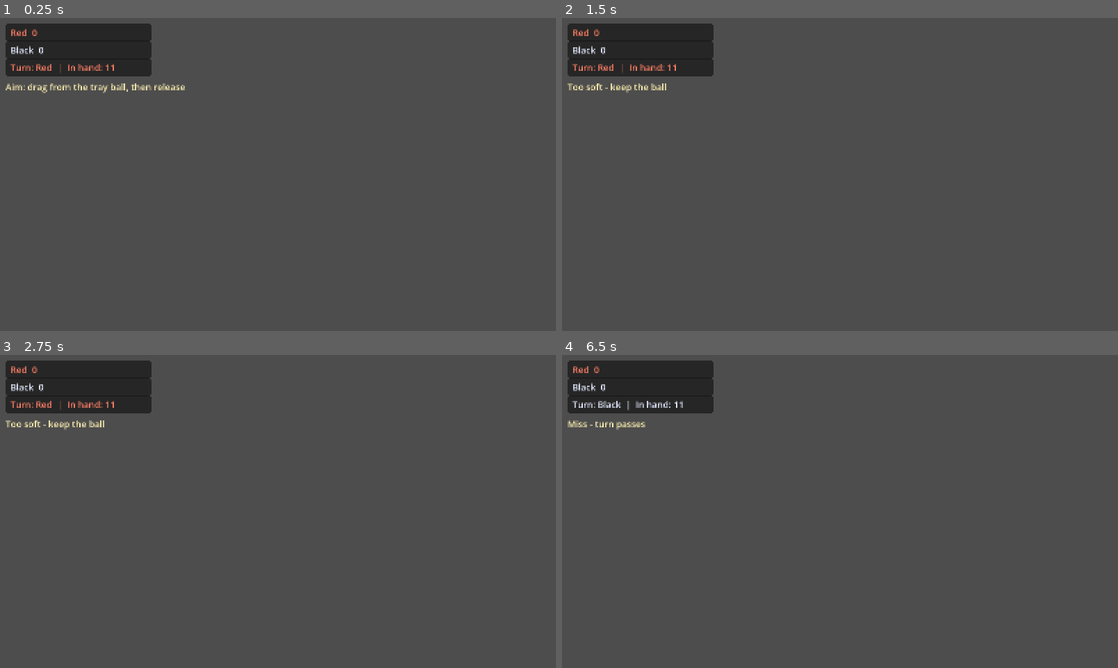
Above: before the commit, frames 1-4 (two rows, left to right).
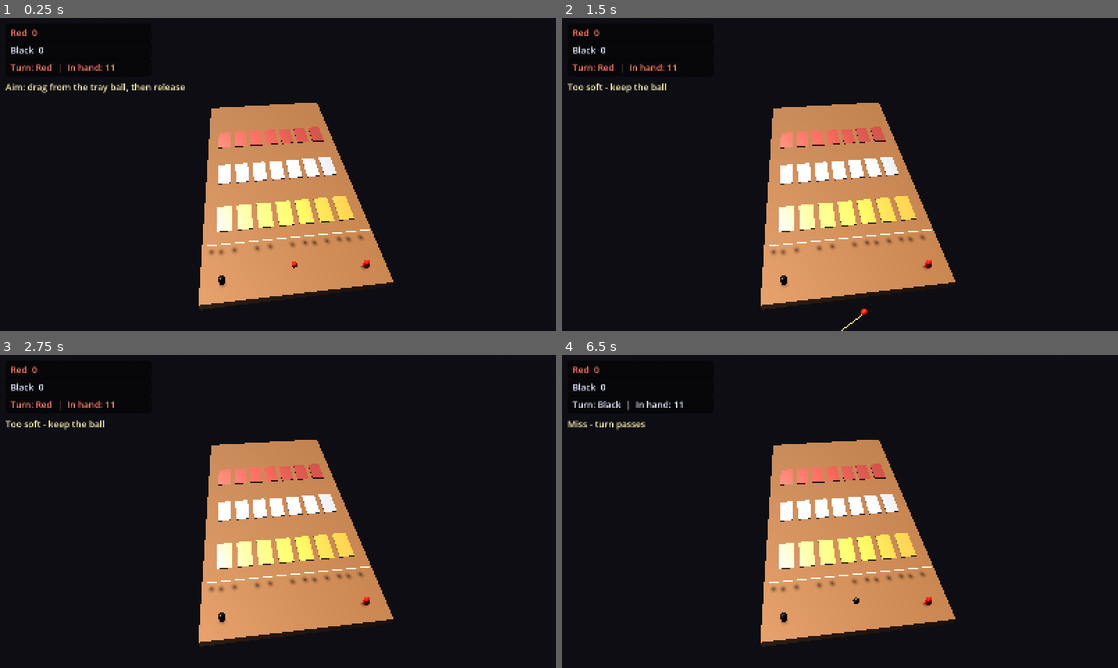
Above: after the commit, the same moments.

Repository: melodiousNinja/LunarTilt
Game: Godot game, scene res://scenes/main.tscn
Same seed, same stepped clock (60 frames per second), same inputs: the game is played once before the commit and once after it.
Inputs (mouse positions are in pixels of both pictures, inside the frame that each line leads up to):
- Up to frame 1 (0.25 s): no input
- Up to frame 2 (1.5 s): tap Enter at 0.5 s; move the mouse to (962, 158) at 0.52 s; click (962, 158) at 0.67 s; tap Space at 1.25 s; drag from (728, 190) to (812, 237) at 1.27 s
- Up to frame 3 (2.75 s): move the mouse to (333, 442) at 2.02 s; click (333, 442) at 2.17 s
- Up to frame 4 (6.5 s): tap Enter at 2.75, 4.25 s; drag from (812, 574) to (673, 464) at 2.77 s; tap Space at 3.5, 5 s; move the mouse to (1006, 558) at 3.52 s; click (1006, 558) at 3.67 s; drag from (673, 464) to (756, 433) at 4.27 s; move the mouse to (867, 511) at 5.02 s; click (867, 511) at 5.17 s; drag from (756, 433) to (728, 527) at 5.77 s

The runs differ from the first frame. In frame 1, 99% of the frame differs, in the area x 0-100%, y 0-100%; in frame 2, 99%; in frame 3, 99%; in frame 4, 99%.

Commit message:
feat: M2 core - economy (wagers, stipend, promotion), ads reward/pacing rules, store catalog with idempotent grants

Diff:
--- /dev/null
+++ b/scripts/core/ads.gd
@@ -0,0 +1,30 @@
+class_name AdsProvider
+extends RefCounted
+
+## AdMob abstraction. The real SDK binds in M4; this class owns the business
+## rules (reward types, interstitial pacing) so they are testable headless.
+
+const REWARD_DOUBLE := "double_winnings"
+const REWARD_STIPEND := "stipend_bonus"
+const INTERSTITIAL_GAP_MATCHES := 1
+
+var _last_interstitial_match := -100
+
+
+func can_show_interstitial(match_index: int) -> bool:
+	return match_index - _last_interstitial_match > INTERSTITIAL_GAP_MATCHES
+
+
+func note_interstitial_shown(match_index: int) -> void:
+	_last_interstitial_match = match_index
+
+
+## Rewarded-ad rewards inflate a payout deterministically. Pure static math.
+static func apply_reward(payout: int, reward_id: String) -> int:
+	match reward_id:
+		REWARD_DOUBLE:
+			return payout * 2
+		REWARD_STIPEND:
+			return payout + 50 + payout / 5
+		_:
+			return payout
--- /dev/null
+++ b/scripts/core/economy.gd
@@ -0,0 +1,81 @@
+class_name Economy
+extends RefCounted
+
+## Pure economy + cosmetics logic for Lunar Tilt. No IO, no scene deps, so
+## every rule here is unit-testable headless. GameState persists results.
+
+const START_COINS := 500
+const STIPEND_MIN := 50
+const STIPEND_GRANT := 500
+const PROMOTE_STREAK := 3
+const DEMOTE_STREAK := 3
+const LEAGUES := ["Bronze", "Silver", "Gold", "Platinum", "Diamond", "Cosmic"]
+
+## Cosmetic catalog (stable string ids so saves survive renames/reorders).
+const COSMETICS := [
+	{"id": "T_OAK",       "kind": "table", "name": "Classic Oak",      "price": 0},
+	{"id": "T_MIDNIGHT",  "kind": "table", "name": "Midnight Club",    "price": 800},
+	{"id": "T_BROADCAST", "kind": "table", "name": "Broadcast Studio", "price": 1200},
+	{"id": "R_LOUNGE",    "kind": "room",  "name": "Warm Lounge",      "price": 0},
+	{"id": "R_NEON",      "kind": "room",  "name": "Club Neon",        "price": 600},
+	{"id": "R_STADIUM",   "kind": "room",  "name": "Open Stadium",     "price": 1000},
+]
+
+
+## Bankroll-friendly wagers that scale with league.
+static func wager_for_league(league_index: int) -> int:
+	return 50 * int(pow(2, clampi(league_index, 0, LEAGUES.size() - 1)))
+
+
+## Settle a wager. Pure math: returns deltas, never mutates state.
+static func settle_wager(coins: int, wager: int, won: bool, league_index: int,
+		win_streak: int, loss_streak: int) -> Dictionary:
+	var next := coins + (wager if won else -wager)
+	var ws := (win_streak + 1) if won else 0
+	var ls := 0 if won else (loss_streak + 1)
+	var stipend := false
+	if not won and next < STIPEND_MIN:
+		next = STIPEND_GRANT
+		stipend = true
+		ws = 0
+		ls = 0
+	var li := clampi(league_index, 0, LEAGUES.size() - 1)
+	return {
+		"coins": next,
+		"promoted": won and ws >= PROMOTE_STREAK and li < LEAGUES.size() - 1,
+		"demoted": not won and ls >= DEMOTE_STREAK and li > 0,
+		"win_streak": ws,
+		"loss_streak": ls,
+		"stipend": stipend,
+	}
+
+
+static func catalog() -> Array:
+	return COSMETICS.duplicate(true)
+
+
+static func cosmetic(id: String) -> Dictionary:
+	for c in COSMETICS:
+		if c["id"] == id:
+			return c.duplicate()
+	return {}
+
+
+static func free_default_ids() -> Array:
+	var out := []
+	for c in COSMETICS:
+		if int(c["price"]) == 0:
+			out.append(c["id"])
+	return out
+
+
+## Attempt to buy a cosmetic. Pure: returns {ok, coins}. Caller owns state.
+static func buy(coins: int, owned: Array, id: String) -> Dictionary:
+	var c := cosmetic(id)
+	if c.is_empty() or int(c["price"]) <= 0:
+		return {"ok": false, "coins": coins}
+	if owned.has(id):
+		return {"ok": false, "coins": coins}
+	if coins < int(c["price"]):
+		return {"ok": false, "coins": coins}
+	return {"ok": true, "coins": coins - int(c["price"])}
--- a/scripts/core/game_state.gd
+++ b/scripts/core/game_state.gd
@@ -25,12 +25,20 @@
 
 var total_matches: int = 0
 var total_wins: int = 0
+var win_streak: int = 0
+var loss_streak: int = 0
+
+# Cosmetic ownership + equipped presets (persisted).
+var owned_cosmetics: Array = []
+var equipped_table: String = "T_OAK"
+var equipped_room: String = "R_LOUNGE"
 
 var _path := "user://save.cfg"
 
 
 func _ready() -> void:
 	load_save()
+	_ensure_cosmetic_defaults()
 
 
 func league() -> String:
@@ -45,11 +53,18 @@
 func load_save() -> void:
 	var cfg := ConfigFile.new()
 	if cfg.load(_path) != OK:
+		_ensure_cosmetic_defaults()
 		return
 	coins = int(cfg.get_value("player", "coins", START_COINS))
 	league_index = clampi(int(cfg.get_value("player", "league", 0)), 0, LEAGUES.size() - 1)
 	total_matches = int(cfg.get_value("stats", "matches", 0))
 	total_wins = int(cfg.get_value("stats", "wins", 0))
+	win_streak = int(cfg.get_value("stats", "win_streak", 0))
+	loss_streak = int(cfg.get_value("stats", "loss_streak", 0))
+	owned_cosmetics = cfg.get_value("cosmetics", "owned", [])
+	equipped_table = cfg.get_value("cosmetics", "equipped_table", "T_OAK")
+	equipped_room = cfg.get_value("cosmetics", "equipped_room", "R_LOUNGE")
+	_ensure_cosmetic_defaults()
 
 
 func save() -> void:
@@ -58,14 +73,75 @@
 	cfg.set_value("player", "league", league_index)
 	cfg.set_value("stats", "matches", total_matches)
 	cfg.set_value("stats", "wins", total_wins)
+	cfg.set_value("stats", "win_streak", win_streak)
+	cfg.set_value("stats", "loss_streak", loss_streak)
+	cfg.set_value("cosmetics", "owned", owned_cosmetics)
+	cfg.set_value("cosmetics", "equipped_table", equipped_table)
+	cfg.set_value("cosmetics", "equipped_room", equipped_room)
 	cfg.save(_path)
 
 
 func record_match(win: bool) -> void:
+	record_match_result(win, Economy.wager_for_league(league_index))
+
+
+## Full settlement: runs the wager through Economy, updates streak + league,
+## persists. Returns the settlement dict (see Economy.settle_wager).
+func record_match_result(win: bool, wager: int) -> Dictionary:
 	total_matches += 1
 	if win:
 		total_wins += 1
+	var res := Economy.settle_wager(coins, wager, win, league_index, win_streak, loss_streak)
+	coins = maxi(int(res["coins"]), 0)
+	win_streak = int(res["win_streak"])
+	loss_streak = int(res["loss_streak"])
+	if bool(res["promoted"]):
+		league_index += 1
+	if bool(res["demoted"]):
+		league_index = maxi(league_index - 1, 0)
 	save()
+	return res
+
+
+func can_afford(wager: int) -> bool:
+	return coins >= wager
+
+
+## Buy a cosmetic (pure rule via Economy); persists on success.
+func purchase_cosmetic(id: String) -> bool:
+	var res := Economy.buy(coins, owned_cosmetics, id)
+	if not bool(res["ok"]):
+		return false
+	coins = maxi(int(res["coins"]), 0)
+	owned_cosmetics.append(id)
+	save()
+	return true
+
+
+## Equip an owned cosmetic for its kind (table|room).
+func equip(kind: String, id: String) -> bool:
+	if not owned_cosmetics.has(id):
+		return false
+	match kind:
+		"table":
+			equipped_table = id
+		"room":
+			equipped_room = id
+		_:
+			return false
+	save()
+	return true
+
+
+## Make sure free cosmetics are always owned and equipped ids are valid.
+func _ensure_cosmetic_defaults() -> void:
+	for id in Economy.free_default_ids():
+		if not owned_cosmetics.has(id):
+			owned_cosmetics.append(id)
+	if Economy.cosmetic(equipped_table).is_empty() or not owned_cosmetics.has(equipped_table):
+		equipped_table = "T_OAK"
+	if Economy.cosmetic(equipped_room).is_empty() or not owned_cosmetics.has(equipped_room):
+		equipped_room = "R_LOUNGE"
 
 
 ## Null-object config (used by tests): in-memory only, never touches disk.
--- /dev/null
+++ b/scripts/core/store.gd
@@ -0,0 +1,46 @@
+class_name Store
+extends RefCounted
+
+## Store catalog + entitlement granting. Play Billing / StoreKit connect in M4;
+## this core is deterministic and unit-testable with a mock transaction.
+
+const PRODUCTS := [
+	{"id": "coins_small",  "name": "400 Coins",           "price_cents": 99,  "coins": 400},
+	{"id": "coins_medium", "name": "1,200 Coins +20%",    "price_cents": 199, "coins": 1440},
+	{"id": "coins_large",  "name": "3,200 Coins +50%",    "price_cents": 399, "coins": 4800},
+	{"id": "remove_ads",   "name": "Remove Ads",          "price_cents": 399, "entitlement": "remove_ads"},
+	{"id": "starter",      "name": "Starter Bundle",      "price_cents": 199, "coins": 1000,
+		"entitlement": "starter", "cosmetics": ["T_MIDNIGHT", "R_NEON"]},
+]
+
+
+static func product(id: String) -> Dictionary:
+	for p in PRODUCTS:
+		if p["id"] == id:
+			return p.duplicate(true)
+	return {}
+
+
+## Grant a successfully-purchased product. Pure: returns deltas + flags.
+## Idempotent: re-buying an owned entitlement is rejected.
+static func grant(purchase_id: String, owned: Array, has_remove_ads: bool, has_starter: bool) -> Dictionary:
+	var p := product(purchase_id)
+	if p.is_empty():
+		return {"ok": false}
+	if p.has("entitlement"):
+		var e: String = p["entitlement"]
+		if (e == "remove_ads" and has_remove_ads) or (e == "starter" and has_starter):
+			return {"ok": false, "already_owned": true}
+	var coins := int(p.get("coins", 0))
+	var cosmetics: Array = p.get("cosmetics", [])
+	var new_owned := owned.duplicate()
+	for c in cosmetics:
+		if not new_owned.has(c):
+			new_owned.append(c)
+	return {
+		"ok": true,
+		"coins": coins,
+		"owned": new_owned,
+		"remove_ads": has_remove_ads or purchase_id == "remove_ads",
+		"starter": has_starter or purchase_id == "starter",
+	}
--- a/scripts/game/main.gd
+++ b/scripts/game/main.gd
@@ -33,6 +33,8 @@
 	add_child(world)
 	world.ball_captured.connect(_on_ball_captured)
 	world.ball_guttered.connect(_on_ball_guttered)
+	_build_env()
+	_build_lights()
 	_build_camera()
 	_build_guide()
 	_build_hud()
@@ -74,7 +76,23 @@
 const _RESOLVE_DELAY := 4.5
 
 
+# Capture mode: `-- --capture` (non-headless) renders {n} frames, saves a
+# screenshot to res://artifacts/frame_capture.png, then quits. Used as a
+# visual regression gate since headless runs never render a frame.
+var capture_mode := "--capture" in OS.get_cmdline_user_args()
+var _capture_frames := 0
+const _CAPTURE_AFTER := 210
+
+
 func _process(delta: float) -> void:
+	if capture_mode:
+		_capture_frames += 1
+		if _capture_frames == _CAPTURE_AFTER:
+			var img := get_viewport().get_texture().get_image()
+			var err := img.save_png("res://artifacts/frame_capture.png")
+			print("CAPTURE_SAVE_ERR=", err)
+			get_tree().quit()
+		return
 	if pending_resolve and active_ball == null:
 		_resolve_timer += delta
 		if _resolve_timer >= _RESOLVE_DELAY:
@@ -159,12 +177,59 @@
 
 # ---------------------------------------------------------------- visuals
 
+## Broadcast-lounge ambiance: soft dark studio backdrop with warm horizon,
+## plus ambient light sourced from the sky so unlit faces still read clearly.
+func _build_env() -> void:
+	var env_n := WorldEnvironment.new()
+	env_n.name = "Environment"
+	var wenv := Environment.new()
+	wenv.background_mode = Environment.BG_SKY
+	var sky := Sky.new()
+	var psky := ProceduralSkyMaterial.new()
+	psky.sky_top_color = Color(0.10, 0.11, 0.15)
+	psky.sky_horizon_color = Color(0.42, 0.36, 0.30)
+	psky.ground_bottom_color = Color(0.07, 0.07, 0.09)
+	psky.ground_horizon_color = Color(0.34, 0.30, 0.27)
+	sky.sky_material = psky
+	wenv.sky = sky
+	wenv.ambient_light_source = Environment.AMBIENT_SOURCE_SKY
+	wenv.ambient_light_energy = 0.9
+	wenv.ambient_light_color = Color(1.0, 0.95, 0.88)
+	env_n.environment = wenv
+	add_child(env_n)
+
+
+## Key light simulating a studio fixture above the table + a cool fill to
+## lift shadowed ball faces (foundation for the room-lighting cosmetics).
+func _build_lights() -> void:
+	var sun := DirectionalLight3D.new()
+	sun.name = "KeyLight"
+	sun.shadow_enabled = true
+	sun.light_color = Color(1.0, 0.96, 0.86)
+	sun.light_energy = 1.7
+	sun.rotation_degrees = Vector3(-58.0, 24.0, 0.0)
+	add_child(sun)
+	var fill := OmniLight3D.new()
+	fill.name = "FillLight"
+	fill.position = Vector3(1.25, 0.7, -0.55)
+	fill.light_color = Color(0.78, 0.84, 1.0)
+	fill.light_energy = 0.4
+	fill.omni_range = 6.0
+	add_child(fill)
+
+
+## Camera frames the whole slope like the broadcast edit: positioned in front
+## of the player end and looking at the table center (yaw/pitch derived from
+## the look_target, so it can never aim away from the board again).
 func _build_camera() -> void:
 	cam = Camera3D.new()
-	cam.position = Vector3(0.35, 1.7, -0.4)
-	cam.rotation_degrees = Vector3(-46.0, 0.0, 0.0)
+	cam.name = "Camera3D"
+	cam.position = Vector3(0.25, 1.6, -0.95)
 	cam.fov = 55.0
+	cam.near = 0.05
+	cam.far = 60.0
 	add_child(cam)
+	cam.look_at(Vector3(0.0, 0.02, 1.02), Vector3.UP)
 
 
 func _build_guide() -> void:
--- a/scripts/game/table_world.gd
+++ b/scripts/game/table_world.gd
@@ -166,6 +166,22 @@
 			add_child(s)
 			slots.append({"pos": pi, "area": s, "color": ""})
 
+			# Visible pocket: a thin recessed plate per slot so the band reads
+			# on camera. Color-coded by position (1/2/5 -> gold/silver/red).
+			var plate_mesh := MeshInstance3D.new()
+			var plate_bm := BoxMesh.new()
+			plate_bm.size = Vector3(SLOT_W - 0.020, 0.010, SLOT_D - 0.010)
+			plate_mesh.mesh = plate_bm
+			plate_mesh.rotation.x = board.rotation.x
+			plate_mesh.position = Vector3(x, s.position.y - 0.004, POS_Z[pi])
+			var plate_mat := StandardMaterial3D.new()
+			var pos_colors := [Color(0.85, 0.72, 0.30), Color(0.80, 0.82, 0.88), Color(0.72, 0.30, 0.28)]
+			plate_mat.albedo_color = pos_colors[pi]
+			plate_mat.metallic = 0.45
+			plate_mat.roughness = 0.35
+			plate_mesh.material_override = plate_mat
+			add_child(plate_mesh)
+
 	# --- Gutter strip past the far position ---
 	gutter = Area3D.new()
 	var gcs := CollisionShape3D.new()
--- /dev/null
+++ b/tests/test_m2.gd
@@ -0,0 +1,176 @@
+extends SceneTree
+## M2 tests: Economy settlements, cosmetic ownership/equip, Store entitlements,
+## Ads pacing. Pure logic - no rendering, no device SDKs.
+## Run:  godot --headless --path . --script res://tests/test_m2.gd
+
+var _failures := 0
+var _total := 0
+
+
+func _initialize() -> void:
+	_test_economy()
+	_test_game_state()
+	_test_store()
+	_test_ads()
+	_test_migration()
+	print("M2_TEST total=%d failures=%d" % [_total, _failures])
+	if _failures == 0:
+		print("ALL TESTS PASSED")
+		quit(0)
+	else:
+		printerr("M2_TEST FAILURES: %d" % _failures)
+		quit(1)
+
+
+func _expect(cond: bool, name: String) -> void:
+	_total += 1
+	if cond:
+		print("  ok: " + name)
+	else:
+		_failures += 1
+		printerr("FAIL: " + name)
+		print("FAIL: " + name)
+
+
+## ---------------------------------------------------------------- Economy --
+
+func _test_economy() -> void:
+	# Wager scaling: 50 * 2^league.
+	var expected := [50, 100, 200, 400, 800, 1600]
+	for li in range(Economy.LEAGUES.size()):
+		_expect(Economy.wager_for_league(li) == expected[li],
+			"wager league %d = %d" % [li, expected[li]])
+
+	# Win pays out +wager and builds win streak.
+	var r1 := Economy.settle_wager(1000, 100, true, 1, 2, 1)
+	_expect(int(r1["coins"]) == 1100, "win adds wager (1100)")
+	_expect(int(r1["win_streak"]) == 3 and int(r1["loss_streak"]) == 0, "win streak builds")
+	_expect(bool(r1["promoted"]), "3-streak promotes")
+
+	# Promotion only *after* 3 wins, and never at max league.
+	var r2 := Economy.settle_wager(1000, 100, true, 0, 1, 0)
+	_expect(not bool(r2["promoted"]), "1 win no promotion")
+	var r3 := Economy.settle_wager(1000, 100, true, 5, 2, 0)
+	_expect(not bool(r3["promoted"]), "no promotion past Cosmic")
+
+	# Loss deducts wager and builds loss streak; demote at 3.
+	var r4 := Economy.settle_wager(5000, 400, false, 3, 0, 2)
+	_expect(int(r4["coins"]) == 4600, "loss deducts wager (4600)")
+	_expect(bool(r4["demoted"]), "3-loss streak demotes")
+	var r5 := Economy.settle_wager(5000, 400, false, 0, 0, 2)
+	_expect(not bool(r5["demoted"]), "no demotion below Bronze")
+
+	# Bankruptcy stipend: refill + streak reset instead of going negative.
+	var r6 := Economy.settle_wager(20, 100, false, 0, 2, 1)
+	_expect(int(r6["coins"]) == Economy.STIPEND_GRANT, "stipend refills to grant")
+	_expect(bool(r6["stipend"]), "stipend flagged")
+	_expect(int(r6["win_streak"]) == 0 and int(r6["loss_streak"]) == 0, "stipend resets streaks")
+
+	# Buy rules: price check, double-buy rejection, free items not purchasable.
+	var b1 := Economy.buy(5000, ["T_OAK", "R_LOUNGE"], "T_MIDNIGHT")
+	_expect(bool(b1["ok"]) and int(b1["coins"]) == 4200, "buy midnight deducts 800")
+	var b2 := Economy.buy(5000, ["T_MIDNIGHT", "T_OAK", "R_LOUNGE"], "T_MIDNIGHT")
+	_expect(not bool(b2["ok"]), "cannot buy twice")
+	var b3 := Economy.buy(100, ["T_OAK", "R_LOUNGE"], "T_BROADCAST")
+	_expect(not bool(b3["ok"]), "cannot buy unaffordable")
+	var b4 := Economy.buy(5000, ["T_OAK", "R_LOUNGE"], "T_OAK")
+	_expect(not bool(b4["ok"]), "free default not buyable")
+	_expect(Economy.free_default_ids().size() == 2, "two free defaults exist")
+
+
+## ------------------------------------------------------------- GameState --
+
+func _test_game_state() -> void:
+	var gs := GameState.new()
+	gs._path = "user://m2_test.cfg"
+	DirAccess.remove_absolute(ProjectSettings.globalize_path(gs._path))
+	gs.load_save()
+	gs.coins = 5000  # top up so the 800-coin purchase is affordable
+
+	_expect(gs.owned_cosmetics.size() >= 2, "fresh player owns free defaults")
+	_expect(gs.equipped_table == "T_OAK" and gs.equipped_room == "R_LOUNGE", "fresh player equips defaults")
+
+	# Purchase through GameState persists.
+	var bought := gs.purchase_cosmetic("T_MIDNIGHT")
+	_expect(bought and gs.owned_cosmetics.has("T_MIDNIGHT"), "game_state purchase persists")
+	_expect(gs.coins == 5000 - 800, "coins reflect purchase")
+	_expect(not gs.purchase_cosmetic("T_MIDNIGHT"), "double purchase rejected")
+
+	# Equip validation.
+	_expect(gs.equip("table", "T_MIDNIGHT"), "equip owned table")
+	_expect(gs.equipped_table == "T_MIDNIGHT", "equipped table updated")
+	_expect(not gs.equip("table", "T_BROADCAST"), "cannot equip unowned")
+	_expect(not gs.equip("bogus", "T_OAK"), "bogus kind rejected")
+
+	# Full match settlement via record_match_result.
+	var c0 := gs.coins
+	var res := gs.record_match_result(true, 50)
+	_expect(gs.coins == c0 + 50, "match win pays out")
+	_expect(gs.total_matches == 1 and gs.total_wins == 1, "match stats increment")
+
+	gs.free()
+	DirAccess.remove_absolute(ProjectSettings.globalize_path(gs._path))
+## ----------------------------------------------------------------- Store --
+
+func _test_store() -> void:
+	var owned: Array = ["T_OAK", "R_LOUNGE"]
+
+	var r := Store.grant("coins_medium", owned, false, false)
+	_expect(bool(r["ok"]) and int(r["coins"]) == 1440, "medium pack grants 1440")
+
+	var unknown := Store.grant("nope", owned, false, false)
+	_expect(not bool(unknown["ok"]), "unknown product rejected")
+
+	var ra := Store.grant("remove_ads", owned, false, false)
+	_expect(bool(ra["ok"]) and bool(ra["remove_ads"]), "remove_ads entitlement granted")
+	_expect(int(ra["coins"]) == 0, "remove_ads grants no coins")
+
+	var ra2 := Store.grant("remove_ads", owned, true, false)
+	_expect(not bool(ra2["ok"]) and bool(ra2.get("already_owned", false)),
+		"remove_ads idempotent - cannot re-buy")
+
+	var st := Store.grant("starter", owned, false, false)
+	_expect(bool(st["ok"]) and int(st["coins"]) == 1000, "starter grants 1000 coins")
+	_expect(st["owned"].has("T_MIDNIGHT") and st["owned"].has("R_NEON"), "starter grants cosmetics")
+	_expect(bool(st["starter"]) and not bool(st["remove_ads"]), "starter entitlement flagged")
+
+	var st2 := Store.grant("starter", owned, false, true)
+	_expect(not bool(st2["ok"]), "starter idempotent - cannot re-buy")
+
+
+## ------------------------------------------------------------------- Ads --
+
+func _test_ads() -> void:
+	var ads := AdsProvider.new()
+	_expect(ads.can_show_interstitial(0), "interstitial allowed on first match")
+	ads.note_interstitial_shown(0)
+	_expect(not ads.can_show_interstitial(1), "blocked immediately after showing")
+	_expect(ads.can_show_interstitial(2), "allowed one match later (gap=1)")
+	_expect(ads.can_show_interstitial(3), "allowed two matches later")
+	_expect(int(AdsProvider.apply_reward(100, AdsProvider.REWARD_DOUBLE)) == 200, "double reward")
+	_expect(int(AdsProvider.apply_reward(100, AdsProvider.REWARD_STIPEND)) == 170, "stipend reward")
+	_expect(int(AdsProvider.apply_reward(100, "bogus")) == 100, "unknown reward passthrough")
+
+
+## ------------------------------------------------------------ Migration --
+
+func _test_migration() -> void:
+	# A save written before M2 (no cosmetics keys) must load safely.
+	var path := "user://m2_legacy.cfg"
+	var cfg := ConfigFile.new()
+	cfg.set_value("player", "coins", 999)
+	cfg.set_value("player", "league", 2)
+	cfg.set_value("stats", "matches", 7)
+	cfg.set_value("stats", "wins", 4)
+	cfg.save(path)
+
+	var gs := GameState.new()
+	gs._path = path
+	gs._ready()
+	_expect(gs.coins == 999 and gs.league_index == 2, "legacy save values loaded")
+	_expect(gs.owned_cosmetics.has("T_OAK") and gs.owned_cosmetics.has("R_LOUNGE"),
+		"legacy save gains free cosmetics")
+	_expect(gs.equipped_table == "T_OAK", "legacy save equips default table")
+
+	gs.free()
+	DirAccess.remove_absolute(ProjectSettings.globalize_path(path))
Not shown, added: scripts/core/ads.gd.uid
Not shown, added: scripts/core/economy.gd.uid
Not shown, added: scripts/core/store.gd.uid
Not shown, added: tests/test_m2.gd.uid
Not shown, added: scripts/dev/analyze_frame.ps1
